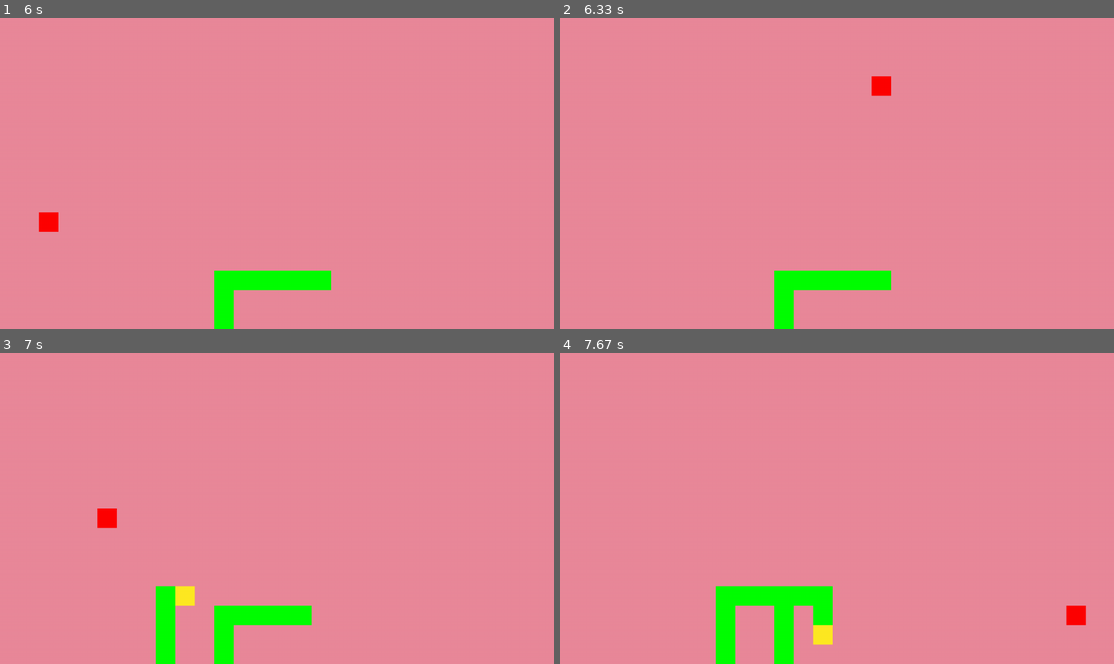
Above: before the commit, frames 1-4 (two rows, left to right).
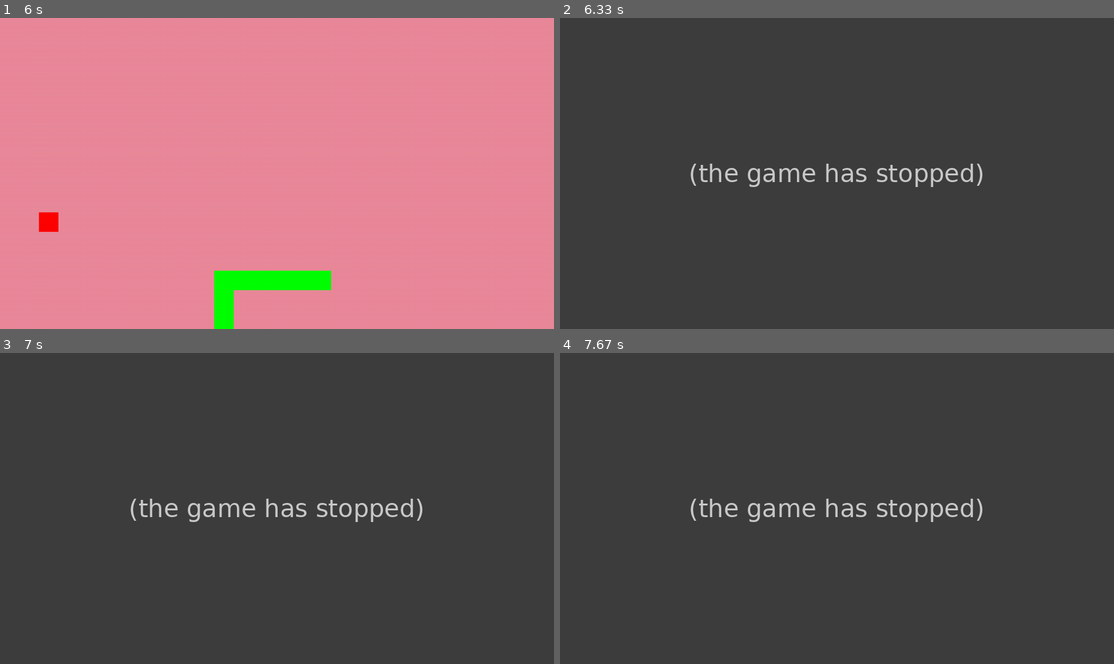
Above: after the commit, the same moments.

Repository: lya21Q/Curso_Python_pygame
Game: pygame game, started from snake_game/Version_08/Snake_game.py
Same seed, same stepped clock (60 frames per second), same inputs: the game is played once before the commit and once after it.
Inputs:
- Up to frame 1 (6 s): hold Left 0.33-0.87 s; hold Down 0.9-1.2 s; tap Space at 0.97, 1.3, 1.73, 2.13, 2.5, 2.8, 3.2, 3.7, 4.2, 4.57, 5.07, 5.63 s; hold Left 1.23-1.63 s; hold Up 1.67-2.03 s; hold Right 2.07-2.7 s; hold Down 2.73-3.1 s; hold Left 3.13-3.6 s; hold Right 3.63-4.1 s; hold Up 4.13-4.47 s; hold Right 4.5-4.97 s; hold Left 5-5.53 s; hold Down 5.57-5.9 s; hold Left from 5.93 s (still down)
- Up to frame 2 (6.33 s): keep holding Left; tap Space at 6 s
- Up to frame 3 (7 s): release Left at 6.33 s; hold Up 6.37-6.73 s; tap Space at 6.43, 6.83 s; hold Right from 6.77 s (still down)
- Up to frame 4 (7.67 s): tap Space at 7.2, 7.5 s; release Right at 7.4 s; hold Down from 7.43 s (still down)

Frame 1 is identical in both runs. In frame 2, 100% of the frame differs, in the area x 0-100%, y 0-100%; in frame 3, 100%; in frame 4, 100%.
After the commit the program exited at 6 s; later frames show no game.

Commit message:
corregido

Diff:
--- a/snake_game/Version_08/Game_Funcionalities.py
+++ b/snake_game/Version_08/Game_Funcionalities.py
@@ -106,7 +106,7 @@
 
     if head.rect.right > screen_rect.right or head.rect.left < screen_rect.left or head.rect.bottom > screen_rect.bottom or head.rect.top < screen_rect.top:
         game_over=True
-    return game_over
+        return game_over
 
 
 def screen_refresh(screen: pygame.surface.Surface,
--- a/snake_game/Version_08/Snake_game.py
+++ b/snake_game/Version_08/Snake_game.py
@@ -57,7 +57,8 @@
 
         #Se administra el movimiento de la serpiente
         snake_movement(snake_body)
-
+        #Se revisan las colisiones en el juego
+        game_over=check_collision(screen,snake_body,apples)
         #se revisan las condicones del juego
         check_collision(screen,snake_body,apples)
         #Se dibujan los elementos gráficos en la pantalla
